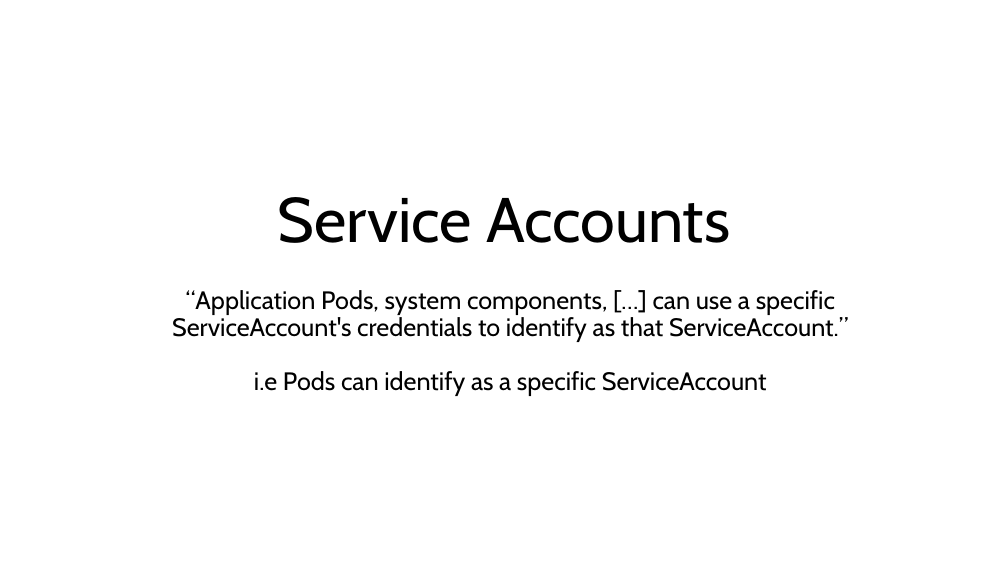
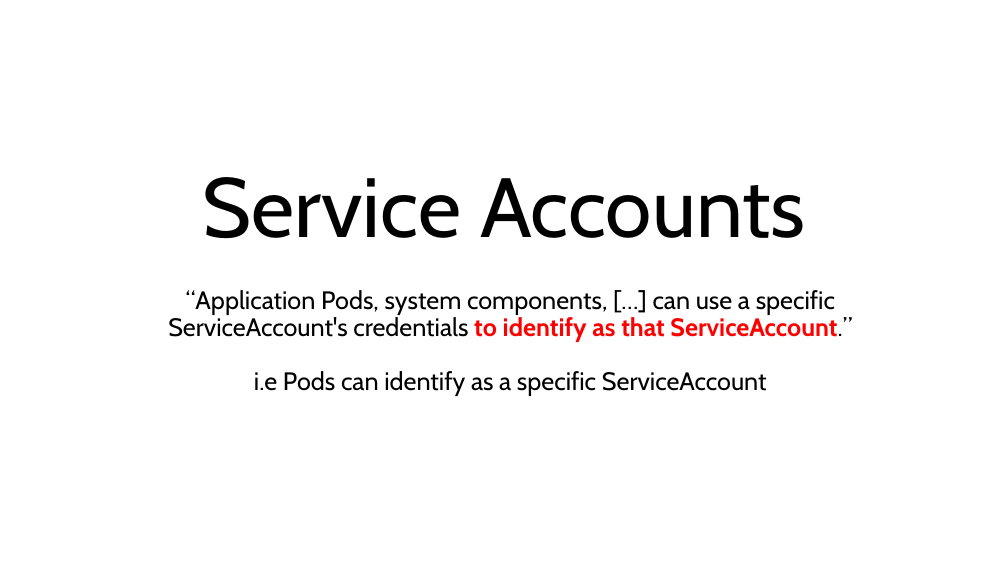
Before and after one commit to witmichal/spring-boot-k8s, a slide deck: slide 9 of kubernetes_vol2.pptx. Drawn at 1008x567 pixels with LibreOffice and Linux fonts; fonts in the diff are those of the drawing. Boxes give left, top, right and bottom in pixels: in the first picture for what was removed or moved away, otherwise in the second. Text is boxed around its words. In the diff, an @@ line names an element or a change of style, - is before the commit and + after.

```diff
--- a/kubernetes_vol2.pptx
+++ b/kubernetes_vol2.pptx
@@ title "Service Accounts" at [202,177,805,239]: size 60 to 80 pt @@
@@ subtitle "“Application Pods, system components, […] ..." at [168,290,852,396]: text colour #000000 to #FF0000, bold on in "to identify as that ServiceAccount.”" @@
```
Also in this commit, not shown: 3 other slides changed, 16 slides added, 6 slides removed, 5 other files.
